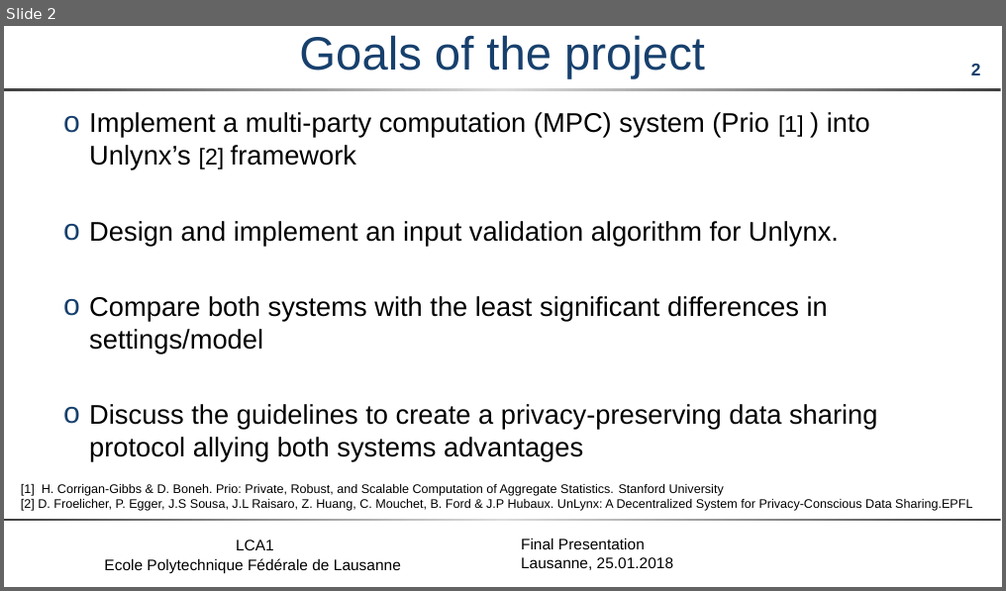
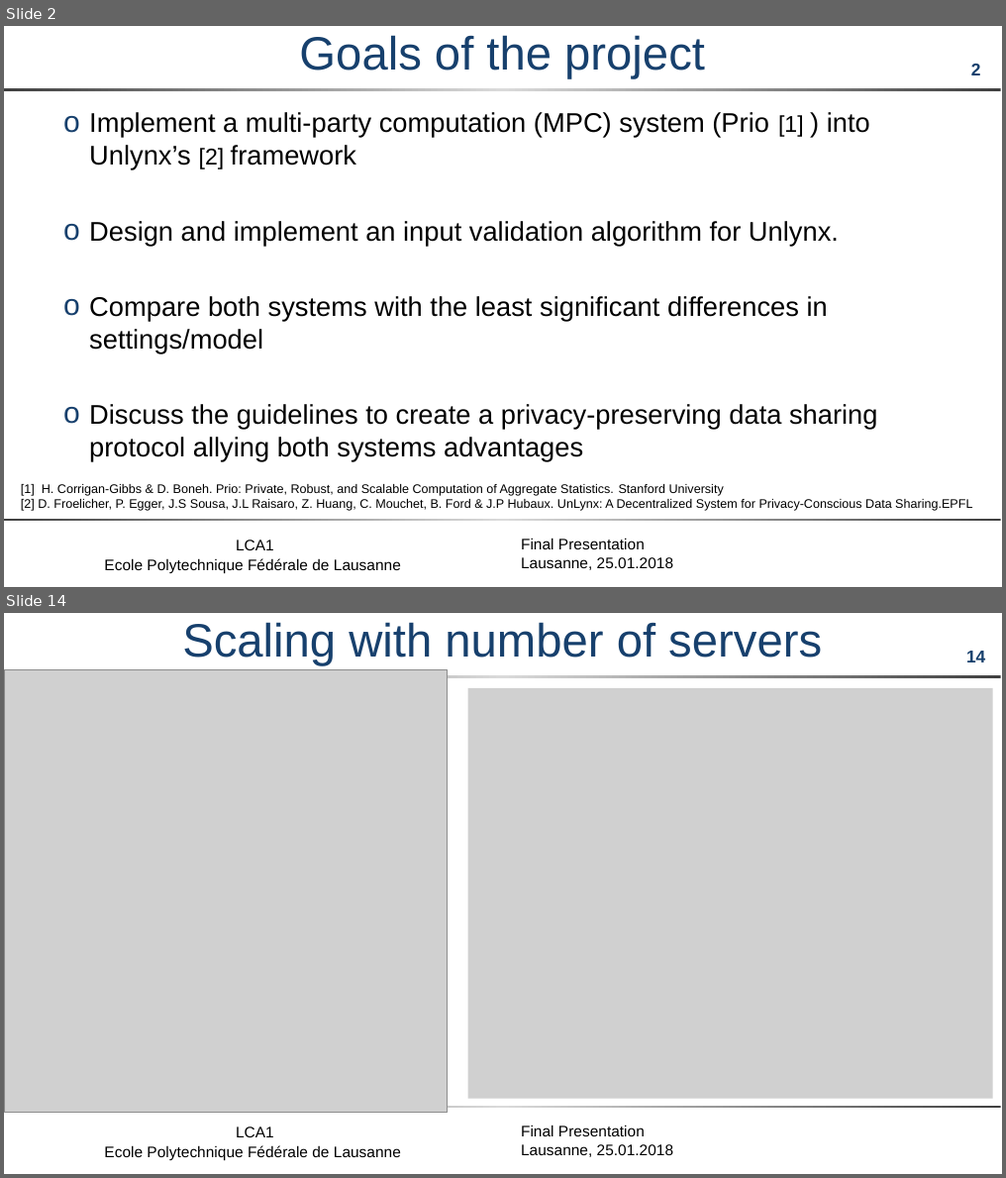
Before and after one commit to maxpr/MasterProjectDocuments, a slide deck: doc/FinalPresentation.pptx. Shown one above the other, each under a label of ours: slide 2 before the commit, slides 2 and 14 after it; the slides between them are not shown. The pictures are 1006x591 and 1006x1178 pixels, drawn with LibreOffice and Linux fonts; fonts in the diff are those of the drawing; grey boxes stand for pictures; background and template pictures are left out. Boxes give left, top, right and bottom in pixels: in the first picture for what was removed or moved away, otherwise in the second. Text is boxed around its words. In the diff, an @@ line names an element or a change of style, - is before the commit and + after.

```diff
--- a/doc/FinalPresentation.pptx
+++ b/doc/FinalPresentation.pptx
@@ slide 14 added at (4, 613, 1002, 1174), background #FFFFFF; not listed: 5 template elements that a slide beside it also shows @@
@@ title added at (182, 622, 822, 666), 45 pt, text #17406D @@
+Scaling with number of servers
@@ picture added at (4, 669, 448, 1112) @@
@@ picture added at (468, 688, 993, 1099) @@
```
Also in this commit, not shown: 2 slides changed, 16 other slides added, 1 slide removed, 3 other files.
